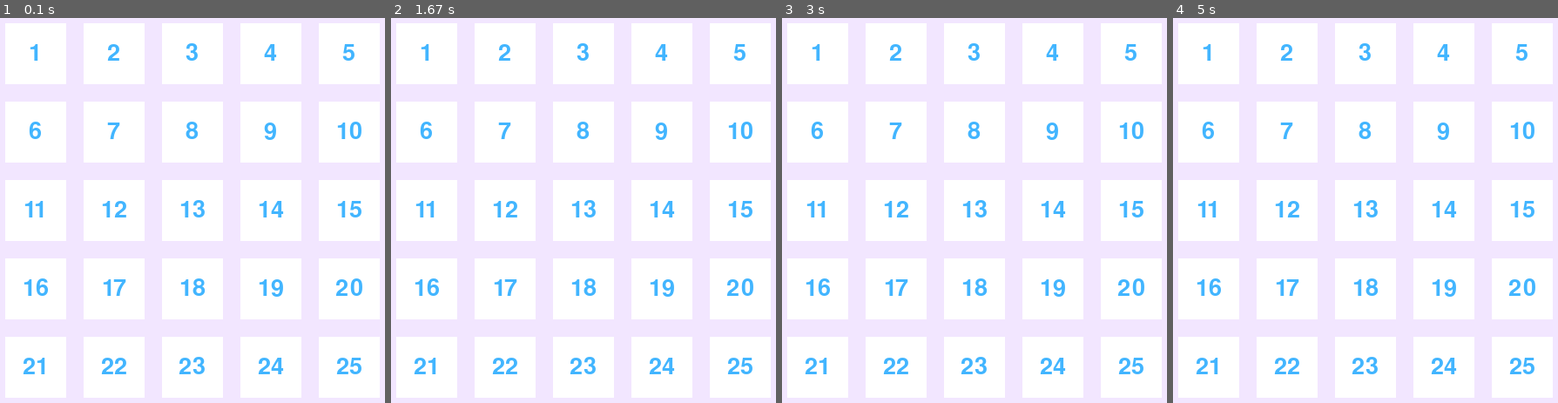
Above: before the commit, frames 1-4 (left to right).
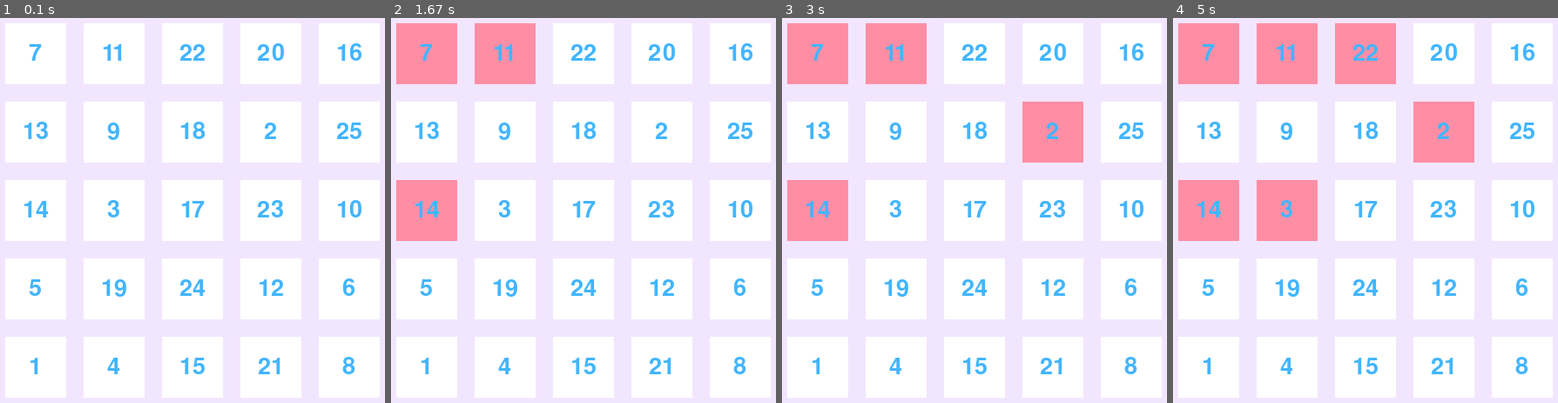
Above: after the commit, the same moments.

Repository: ohiayame/Game_pygame
Game: pygame game, started from BINGO/bingo.py
The game is run twice, just before and just after one commit, with the same random seed, the same clock (stepped at 60 frames per second) and the same inputs.
Inputs (mouse positions are in pixels of both pictures, inside the frame that each line leads up to):
- Up to frame 1 (0.1 s): no input
- Up to frame 2 (1.67 s): click (425, 52) at 0.38 s; click (506, 52) at 0.83 s; click (425, 210) at 1.42 s
- Up to frame 3 (3 s): move the mouse to (1047, 137) at 1.83 s; click (1047, 137) at 2.18 s
- Up to frame 4 (5 s): click (1365, 52) at 3.98 s; click (1288, 210) at 4.97 s

The runs differ from the first frame. In frame 1, 3.4% of the frame differs, in the area x 5-95%, y 6-93%; in frame 2, 11%; in frame 3, 13%; in frame 4, 18%, in the area x 1-95%, y 1-93%.

Commit message:
bingo game2번째 빙고 색이 안 바뀜

Diff:
--- a/BINGO/bingo.py
+++ b/BINGO/bingo.py
@@ -1,10 +1,97 @@
+# import pygame
+# import random
+
+# pygame.init()
+
+# screen_width, screen_height = 630, 900
+# screen = pygame.display.set_mode((screen_width,screen_height))
+# pygame.display.set_caption("BINGO GAME")
+
+# PURPLE = (242, 230, 255)
+# GLAY = (100, 112, 125)
+# WHITE = (255, 255, 255)
+# PINK = (255, 142, 165)
+# BLUE = (66, 181, 255)
+
+# font = pygame.font.Font(None, 40)
+
+# button_size = 70
+# buttons = []
+# button_color = WHITE
+# selected_color = PINK
+# numbers = random.sample(range(1, 26), 25)
+# selected = [False] * 25
+
+# for i in range(25):
+#     x = (i % 5) * (button_size + 20) + 90
+#     y = (i // 5) * (button_size + 20) + 400
+#     buttons.append(pygame.Rect(x, y, button_size, button_size))
+
+# running = True
+# game_count = 0
+# Bingo_count = 0
+
+# def check_bingo(selected):
+#     Bingo_count = 0
+#     # 행와 열
+#     for i in range(5):
+#         if all(selected[i*5:(i+1)*5]):
+#             Bingo_count += 1
+#         if all([selected[i + j*5] for j in range(5)]):
+#             Bingo_count += 1
+#     # 대각선
+#     if all([selected[i*5 + i] for i in range(5)]):
+#         Bingo_count += 1
+#     if all([selected[i*5 + (4-i)] for i in range(5)]):
+#         Bingo_count += 1
+#     return Bingo_count
+
+# while running:
+#     for event in pygame.event.get():
+#         if event.type == pygame.QUIT:
+#             running = False
+#         elif event.type == pygame.MOUSEBUTTONDOWN:
+#             for i, rect in enumerate(buttons):
+#                 if rect.collidepoint(event.pos) and not selected[i]:
+#                     selected[i] = True
+#                     game_count += 1
+
+#                 new_bingo_count = check_bingo(selected)
+
+#                 if new_bingo_count > Bingo_count:
+#                     Bingo_count = new_bingo_count
+#                     if Bingo_count == 1:
+#                         text = font.render("BINGO!", True, PINK)
+#                         screen.blit(text, (100, 100))
+#                         pygame.display.flip()
+#                         pygame.time.wait(1000)
+#                     elif Bingo_count >= 3:
+#                         text = font.render(f"3 BINGOS! Game Over in {game_count} moves.", True, PINK)
+#                         screen.blit(text, (90, 100))
+#                         pygame.display.flip()
+#                         pygame.time.wait(1000)
+#                         running = False
+#                 break
+
+#     screen.fill(PURPLE)
+#     for i, rect in enumerate(buttons):
+#         if selected[i]:
+#             pygame.draw.rect(screen, selected_color, rect)
+#         else:
+#             pygame.draw.rect(screen, button_color, rect)  # 버튼 색상 적용
+#         text = font.render(str(i+1), True, BLUE)
+#         screen.blit(text, (rect.x + (button_size - text.get_width()) // 2, rect.y + (button_size - text.get_height()) // 2))  # 버튼 중앙에 텍스트 표시
+
+#     pygame.display.flip()
+
+# pygame.quit()
 import pygame
 import random
 
 pygame.init()
 
 screen_width, screen_height = 630, 900
-screen = pygame.display.set_mode((screen_width,screen_height))
+screen = pygame.display.set_mode((screen_width, screen_height))
 pygame.display.set_caption("BINGO GAME")
 
 PURPLE = (242, 230, 255)
@@ -12,6 +99,7 @@
 WHITE = (255, 255, 255)
 PINK = (255, 142, 165)
 BLUE = (66, 181, 255)
+RED = (255, 0, 0)
 
 font = pygame.font.Font(None, 40)
 
@@ -19,8 +107,14 @@
 buttons = []
 button_color = WHITE
 selected_color = PINK
-numbers = [random.randint(1, 25) for _ in range(25)]
-selected = [False] * 25
+numbers = random.sample(range(1, 26), 25)  # 重複なしのランダムな番号
+selected = [False] * 25  # 選択状態を追跡
+
+# フレームレートを制御するためのClockオブジェクト
+clock = pygame.time.Clock()
+
+# 数字のレンダリング結果をキャッシュ
+number_texts = [font.render(str(number), True, BLUE) for number in numbers]
 
 for i in range(25):
     x = (i % 5) * (button_size + 20) + 90
@@ -28,14 +122,70 @@
     buttons.append(pygame.Rect(x, y, button_size, button_size))
 
 running = True
+game_count = 0
+Bingo_count = 0
+
+def check_bingo(selected):
+    Bingo_count = 0
+    # 行と列をチェック
+    for i in range(5):
+        if all(selected[i*5:(i+1)*5]):
+            Bingo_count += 1
+        if all([selected[i + j*5] for j in range(5)]):
+            Bingo_count += 1
+    # 斜めをチェック
+    if all([selected[i*5 + i] for i in range(5)]):
+        Bingo_count += 1
+    if all([selected[i*5 + (4-i)] for i in range(5)]):
+        Bingo_count += 1
+    return Bingo_count
+
+# 初回描画
+screen.fill(PURPLE)
+for i, rect in enumerate(buttons):
+    pygame.draw.rect(screen, button_color, rect)
+    screen.blit(number_texts[i], (rect.x + (button_size - number_texts[i].get_width()) // 2, rect.y + (button_size - number_texts[i].get_height()) // 2))
+pygame.display.flip()
+
 while running:
-    screen.fill(PURPLE)
-    for i, rect in enumerate(buttons):
-        pygame.draw.rect(screen, button_color, rect)  # 버튼 색상 적용
-        text = font.render(str(i+1), True, BLUE)
-        screen.blit(text, (rect.x + (button_size - text.get_width()) // 2, rect.y + (button_size - text.get_height()) // 2))  # 버튼 중앙에 텍스트 표시
+    for event in pygame.event.get():
+        if event.type == pygame.QUIT:
+            running = False
+        elif event.type == pygame.MOUSEBUTTONDOWN:
+            for i, rect in enumerate(buttons):
+                if rect.collidepoint(event.pos) and not selected[i]:
+                    selected[i] = True
+                    game_count += 1
+                    new_bingo_count = check_bingo(selected)
 
+                    if new_bingo_count > Bingo_count:
+                        Bingo_count = new_bingo_count
+                        screen.fill(PURPLE)  # 背景をリセットしてメッセージをクリア
 
-    pygame.display.flip()
-pygame.time.wait(10)
+                        for j, rect in enumerate(buttons):
+                            color = selected_color if selected[j] else button_color
+                            pygame.draw.rect(screen, color, rect)
+                            screen.blit(number_texts[j], (rect.x + (button_size - number_texts[j].get_width()) // 2, rect.y + (button_size - number_texts[j].get_height()) // 2))
+
+                        if Bingo_count >= 3:
+                            text = font.render(f"3 BINGOS! Game Over in {game_count} moves.", True, RED)
+                            screen.blit(text, (90, 100))
+                            pygame.display.flip()
+                            pygame.time.wait(2000)
+                            running = False
+                        elif Bingo_count == 1:
+                            text = font.render("BINGO!", True, PINK)
+                            screen.blit(text, (100, 100))
+                            pygame.display.flip()
+                            pygame.time.wait(1000)  # 1秒の待機
+                    else:
+                        # ボタンの色を更新して再描画
+                        pygame.draw.rect(screen, selected_color, rect)
+                        screen.blit(number_texts[i], (rect.x + (button_size - number_texts[i].get_width()) // 2, rect.y + (button_size - number_texts[i].get_height()) // 2))
+                        pygame.display.flip()
+                    break
+
+    # フレームレートを60FPSに制御
+    clock.tick(60)
+
 pygame.quit()
